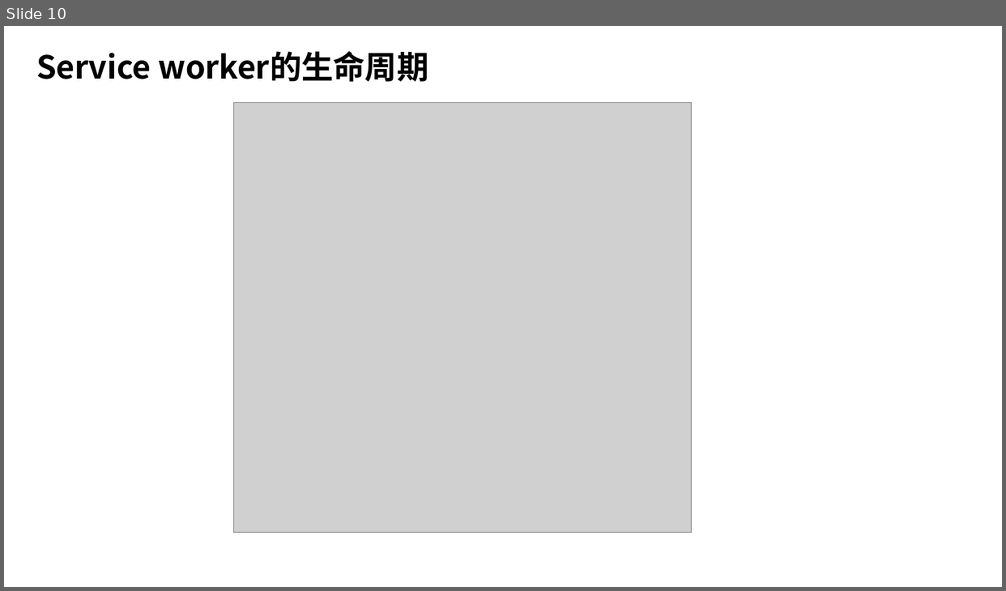
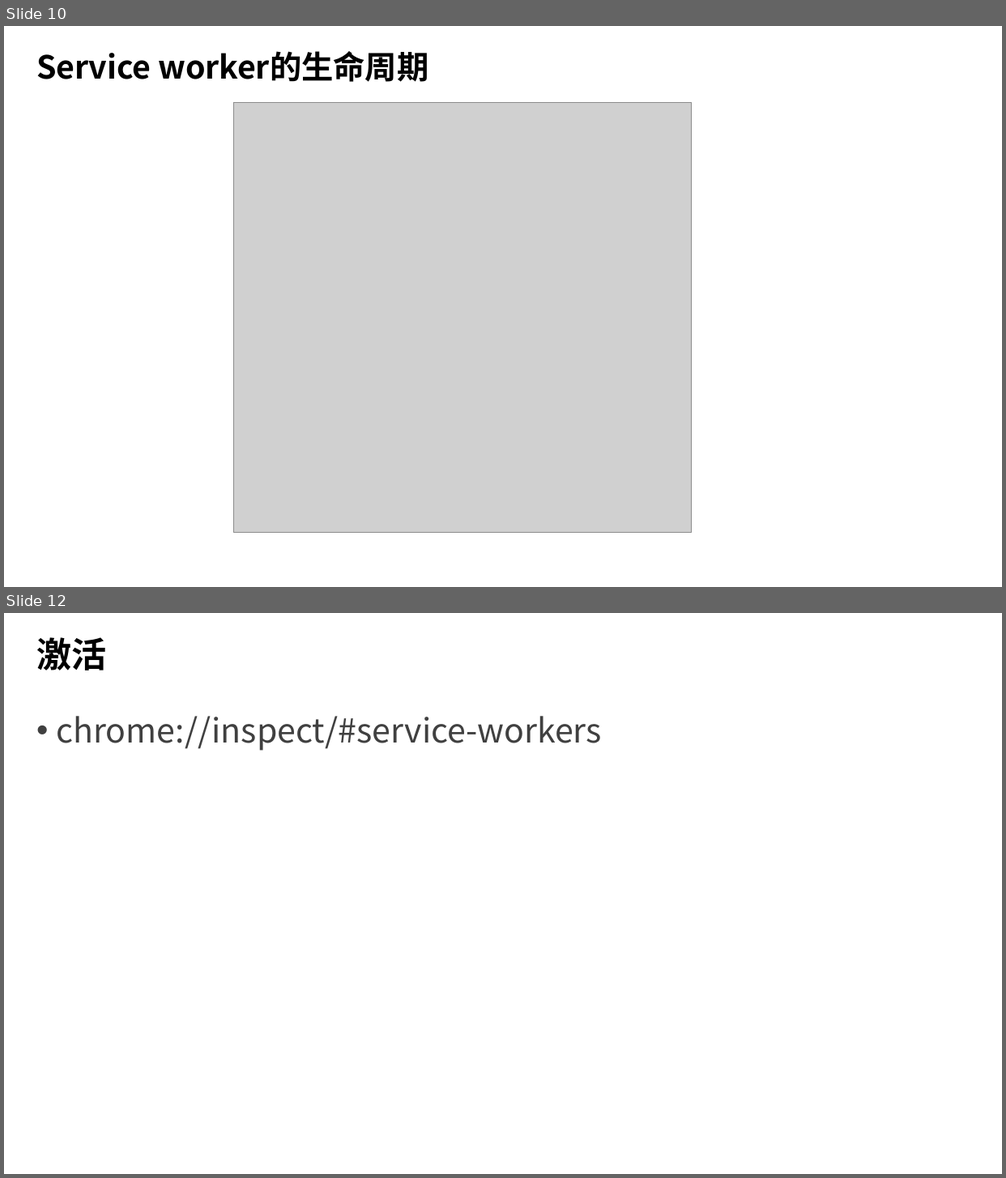
Before and after one commit to Brandy12345/files, a slide deck: PWD技术调研.pptx. Shown one above the other, each under a label of ours: slide 10 before the commit, slides 10 and 12 after it; the slides between them are not shown. The pictures are 1006x591 and 1006x1178 pixels, drawn with LibreOffice and Linux fonts; fonts in the diff are those of the drawing; grey boxes stand for pictures; background and template pictures are left out. Boxes give left, top, right and bottom in pixels: in the first picture for what was removed or moved away, otherwise in the second. Text is boxed around its words. In the diff, an @@ line names an element or a change of style, - is before the commit and + after.

```diff
--- a/PWD技术调研.pptx
+++ b/PWD技术调研.pptx
@@ slide 12 added at (x1=4, y1=613, x2=1002, y2=1174), background picture (left out) @@
@@ title added at (x1=36, y1=637, x2=106, y2=671), 25.2 pt, text #000000, bold @@
+激活
@@ text added at (x1=57, y1=716, x2=602, y2=751), 24 pt, text #404040 @@
+• chrome://inspect/#service-workers
```
Also in this commit, not shown: 3 slides changed, 6 other slides added.
